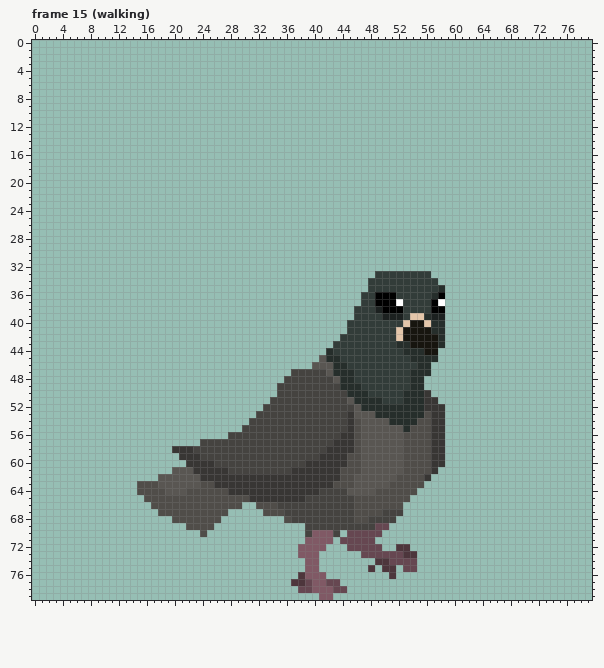
Two states of a pixel-art file, Assets/Sprites/Characters/Enemies/Pigeons/Standard/Pigeon.aseprite. That is the earlier state.
80x80 pixels, 33 frames. Colours within 5 levels of each other are drawn and written as one. Shown: frame 15 (walking). The commit also changed other frames, which this record leaves out.
And afterwards:
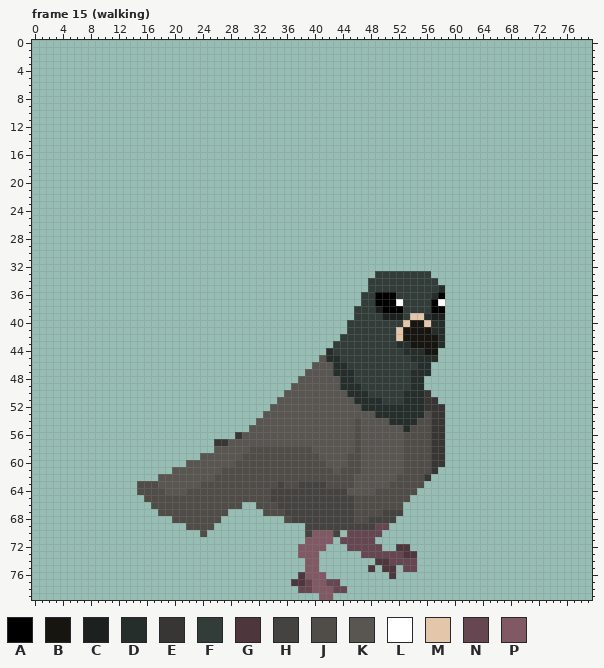
Palette (. is transparent): A #000000  B #17150f  C #1c2120  D #262e2b  E #383634  F #323c39  G #4d363c  H #454340  J #504d49  K #595652  L #ffffff  M #e4c6aa  N #664751  P #805965
Changes in this commit:
layer "asa frente" now hidden
--- frame 15 (walking)
@@ x 18..47 @@
 46 ......................KKKDDFFF
-47 ...................HHHHHKDDDFF
-48 ..................HHHHHHHKDDFF
-49 .................HHHHHHHHHDDDF
-50 .................HHHHHHHHHHDDD
-51 ................HHHHHHHHHHHKDD
-52 ...............HHHHHHHHHHHHHKD
-53 ..............HHHHHHHHHHHHHEKK
-54 .............HHHHHHHHHHHHHHEJK
-55 ............HHHHHHHHHHHHHHHEJK
-56 ..........HHHHHHHHHHHHHHHHEEJK
-57 ......HHHHHHHHHHHHHHHHHHHEEEJK
-58 ..EEEHHHHHHHHHHHHHHHHHHHEEEEJK
-59 ...EEEHHHHHHHHHHHHHHHHHEEEEJJK
-60 ....EEEEHHHHHHHHHHHHHEEEEEEJJK
-61 ..KKKEEEEEHHHHHHHHHEEEEEEEJJJK
-62 KKKKKKEEEEEEEEEEEEEEEEEEEEJJKK
-63 KKKKKKJJEEEEEEEEEEEEEEEEEJJJKK
-64 JKKKJJJJJJEEEEEEEEEEEEEHHHHKKK
-65 JJJJJJJJJJJJJEEEEEEEEHHHHHHHJJ
+47 .....................KKKKDDDFF
+48 ....................KKKKKKDDFF
+49 ...................KKKKKKKDDDF
+50 ..................KKKKKKKKKDDD
+51 .................KKKKKKKKKKKDD
+52 ................KKKKKKKKKKKKKD
+53 ...............KKKKKKKKKKKKKKK
+54 ..............KKKKKKKKKKKKKKJK
+55 .............KKKKKKKKKKKKKKKJK
+56 ...........EKKKKKKKKKKKKKKKKJK
+57 ........EEKKKKKKKKKKKKKKKKKKJK
+58 ........KKKKKJJJJJJJJJKKKKKKJK
+59 ......KKKKKKJJJJJJJJJJJKKKKJJK
+60 ....KKKKKKKJJJJJJJJJJJJJKKKJJK
+61 ..KKKKKKKJJJJJJJJJJJJJJJJKJJJK
+62 KKKKKKKKJJJJJJJJJJJJJJJJJJJJKK
+63 KKKKKKJJJJJJJJJJJHJJHHHHJJJJKK
+64 JKKKJJJJJJJJJJJJHHHHHHHHHHHKKK
+65 JJJJJJJJJJJJJJJJHHHHHHHHHHHHJJ
 66 JJJJJJJJJJJJ..JJJHHHHHHHHHHHJJ
